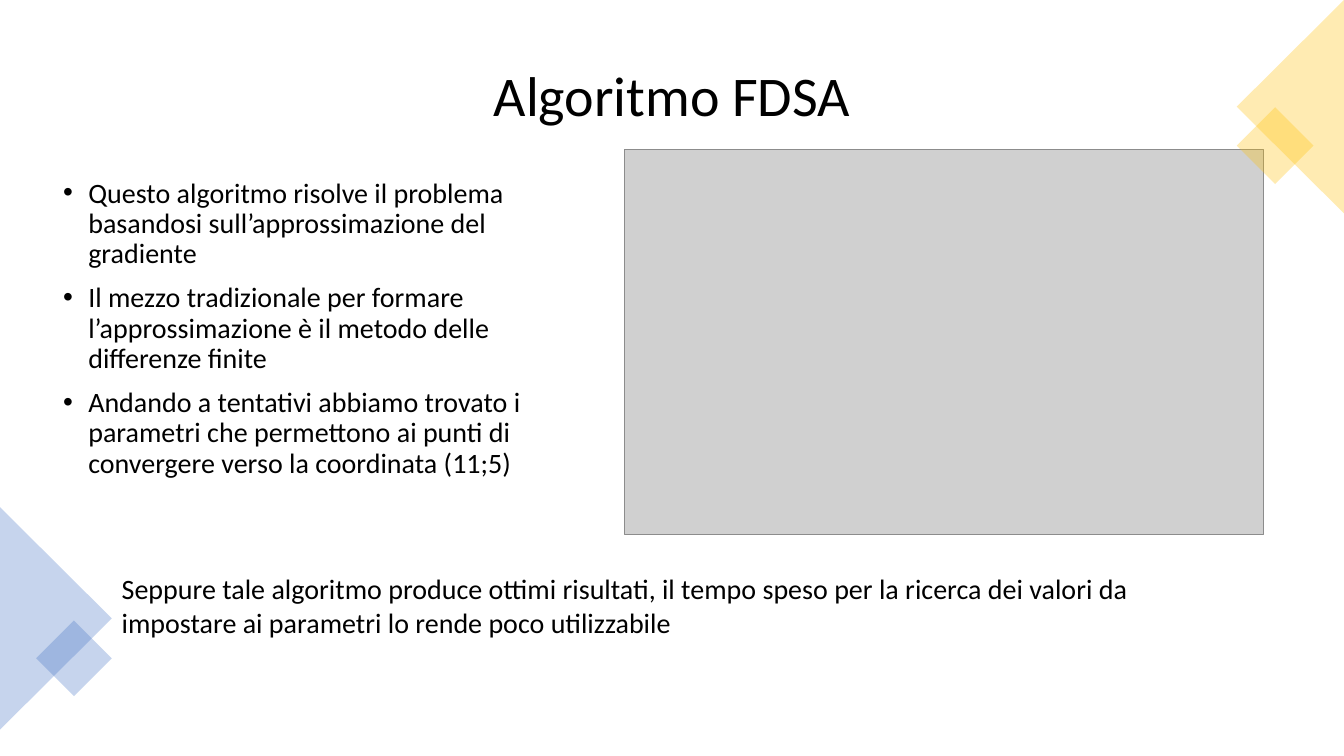
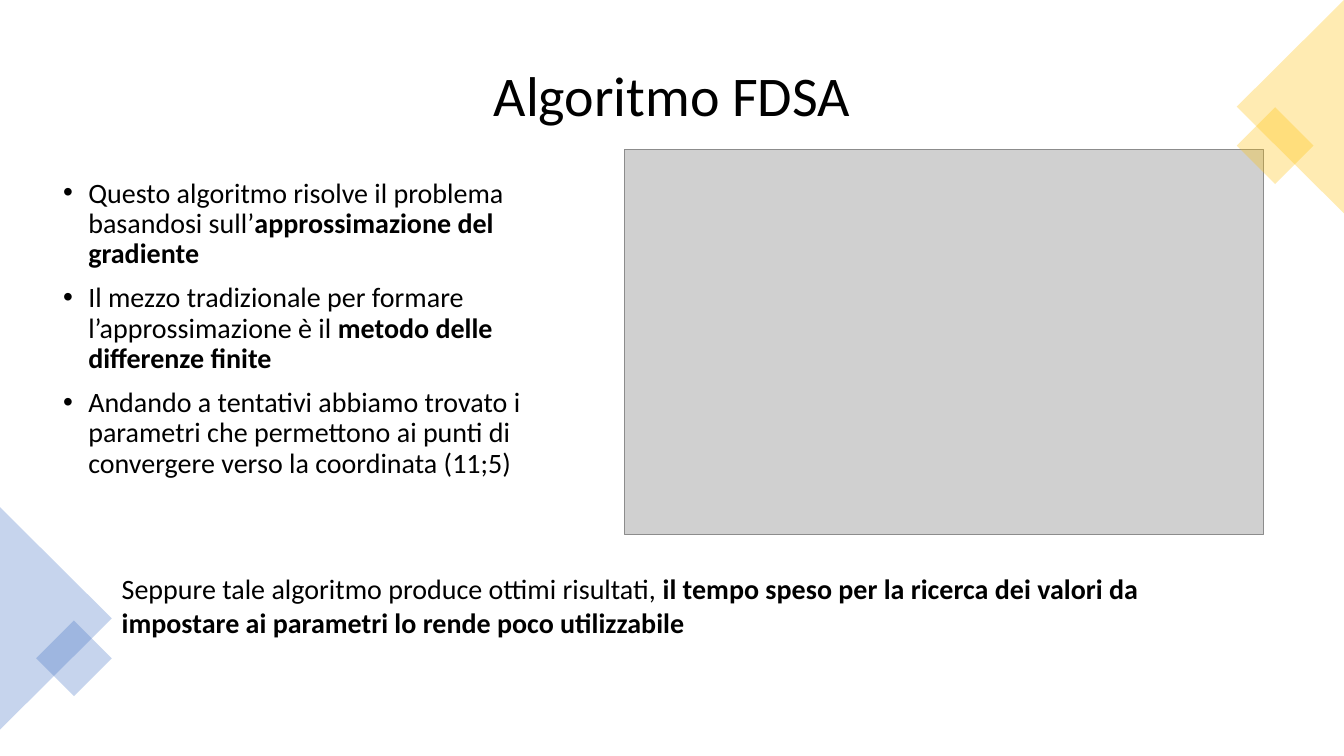
Before and after one commit to af20/mds_decision_making, a slide deck: slide 10 of R/Decision Making slides.pptx. Drawn at 1344x756 pixels with LibreOffice and Linux fonts; fonts in the diff are those of the drawing; grey boxes stand for pictures. Boxes give left, top, right and bottom in pixels: in the first picture for what was removed or moved away, otherwise in the second. Text is boxed around its words. In the diff, an @@ line names an element or a change of style, - is before the commit and + after.

```diff
--- a/R/Decision Making slides.pptx
+++ b/R/Decision Making slides.pptx
@@ text at [88,183,504,369]: bold on in "sull’approssimazione del gradiente", "metodo delle differenze finite" @@
@@ text "Seppure tale algoritmo produce ottimi ..." at [122,579,1138,638]: bold on in "il tempo speso per la ricerca dei ..." @@
```
Also in this commit, not shown: 6 other slides changed.
